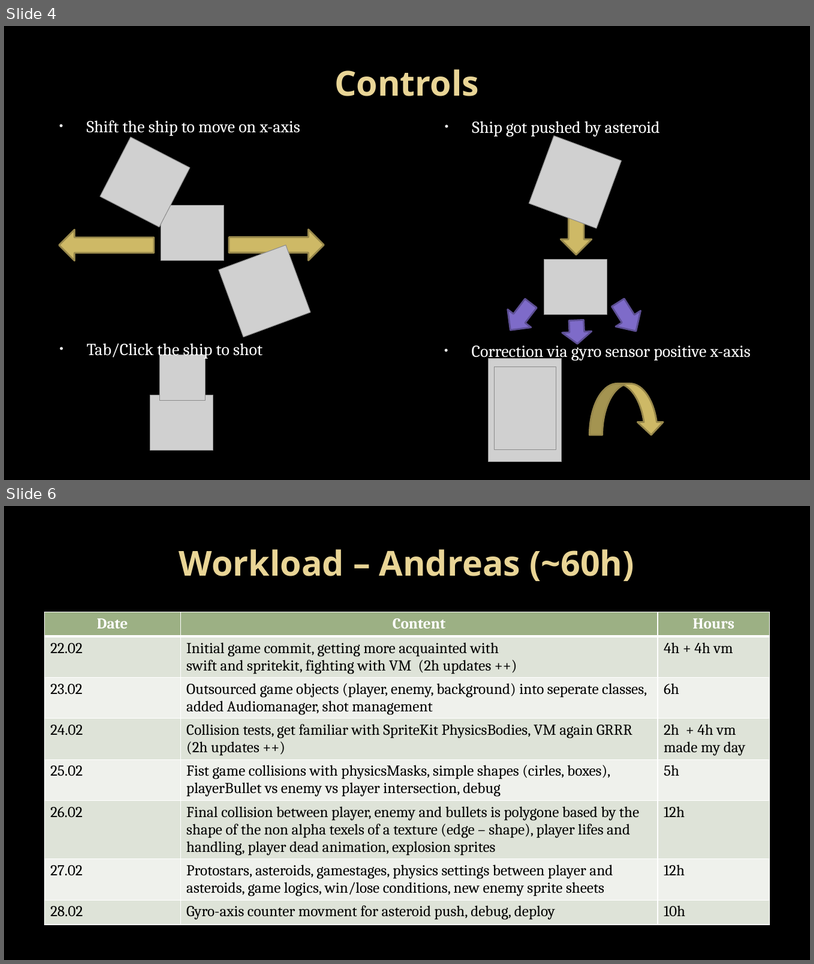
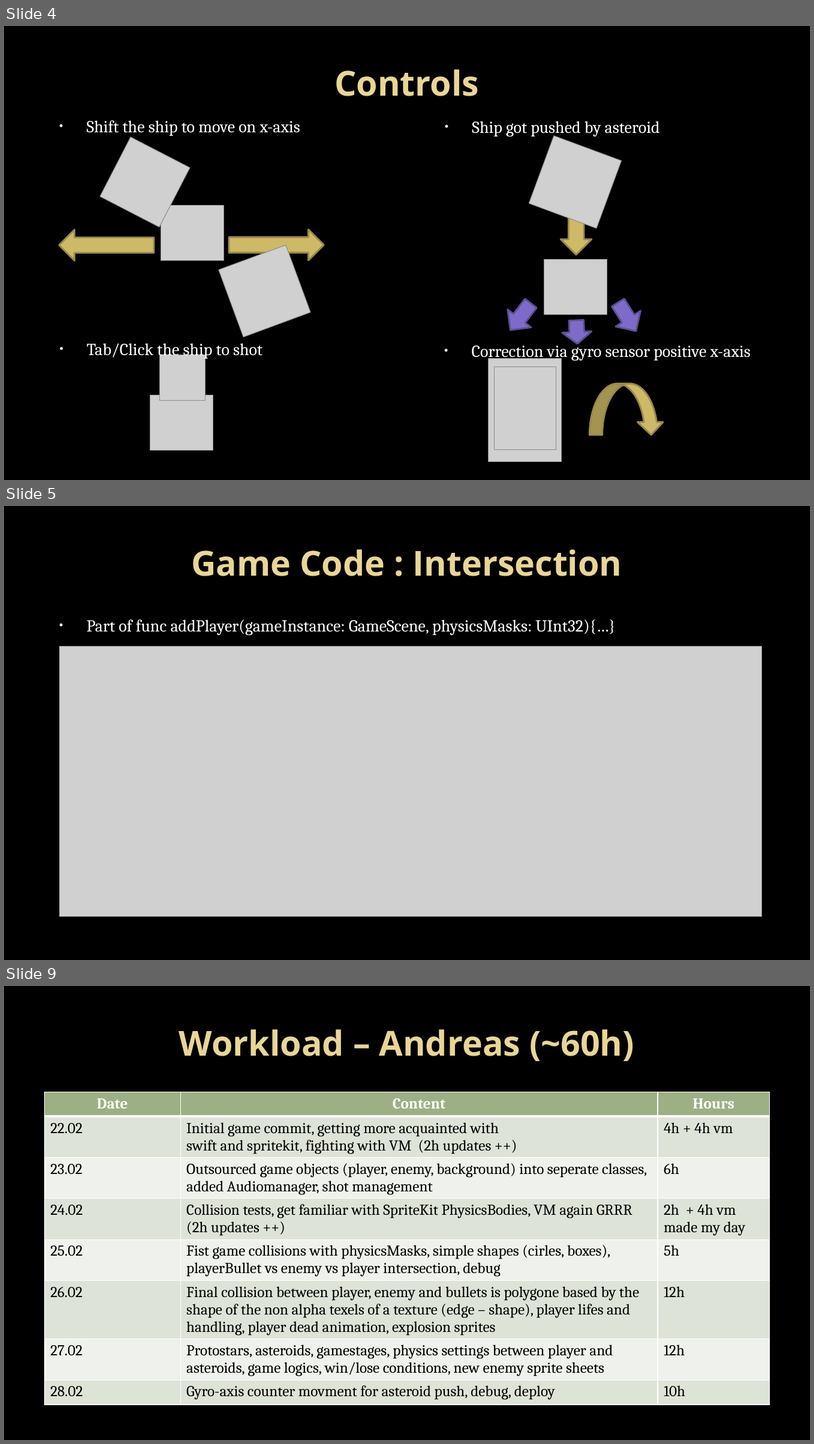
Before and after one commit to andreasdietze/MobileAppWiSe1718, a slide deck: Präsentation/MobileAppsWiSe1718_Dietze_Schmitt_Vorabversion.pptx. Shown one above the other, each under a label of ours: slides 4 and 6 before the commit, slides 4, 5 and 9 after it; the slides between them are not shown. The pictures are 814x964 and 814x1444 pixels, drawn with LibreOffice and Linux fonts; fonts in the diff are those of the drawing; grey boxes stand for pictures; background and template pictures are left out. Boxes give left, top, right and bottom in pixels: in the first picture for what was removed or moved away, otherwise in the second. Text is boxed around its words. In the diff, an @@ line names an element or a change of style, - is before the commit and + after.

```diff
--- a/Präsentation/MobileAppsWiSe1718_Dietze_Schmitt_Vorabversion.pptx
+++ b/Präsentation/MobileAppsWiSe1718_Dietze_Schmitt_Vorabversion.pptx
@@ slide 5 added at box(4, 506, 810, 960), background picture (left out) @@
@@ title added at box(191, 549, 623, 576), 41 pt, text gradient #EAD696 to #E7D081, bold @@
+Game Code : Intersection
@@ text added at box(87, 619, 615, 635), 20 pt, text #FFFFFF @@
+• Part of func addPlayer(gameInstance: GameScene, physicsMasks: UInt32){…}
@@ picture added at box(60, 646, 762, 916) @@
@@ what was slide 6 is now slide 9 @@
```
Also in this commit, not shown: 2 slides changed, 3 other slides added, 1 slide removed.
